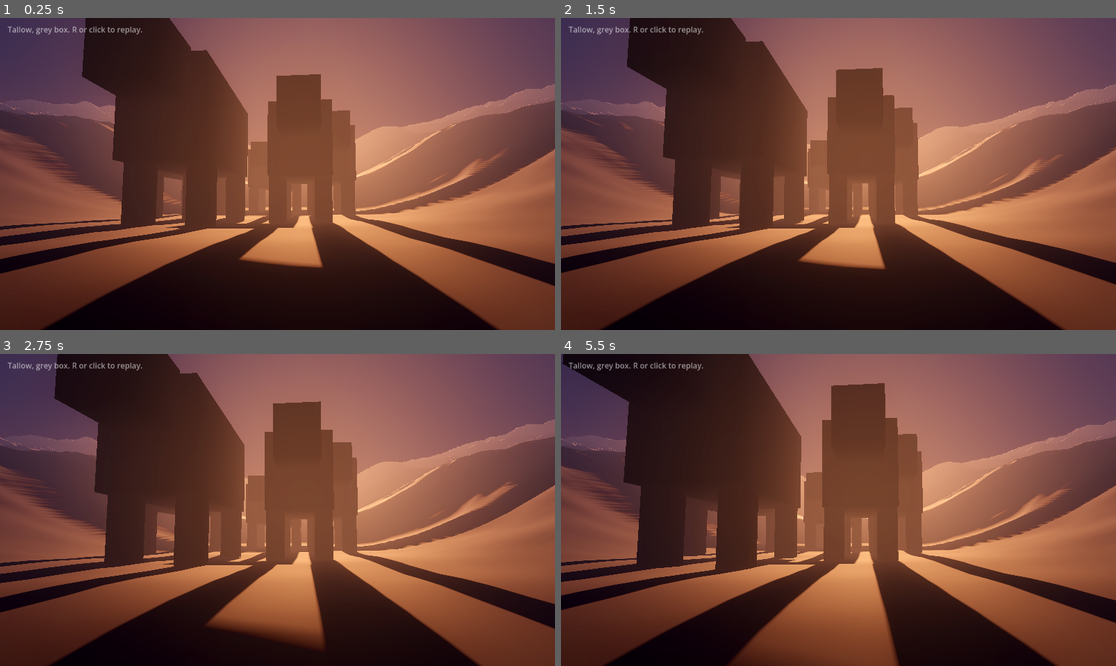
Above: before the commit, frames 1-4 (two rows, left to right).
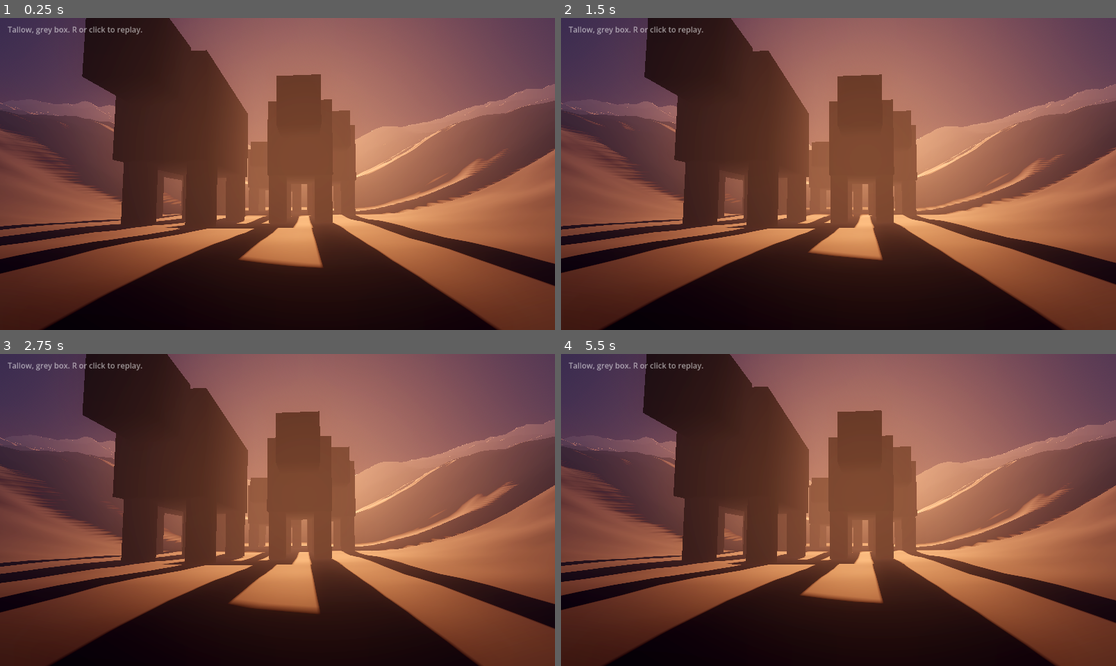
Above: after the commit, the same moments.

Repository: Huntling94/tallow
Game: Godot game, scene res://scenes/valley.tscn
Two runs of this game, one before a commit and one after it. Both use one fixed random seed, a clock stepped at 60 frames per second and the inputs below.
Inputs (mouse positions are in pixels of both pictures, inside the frame that each line leads up to):
- Up to frame 1 (0.25 s): no input
- Up to frame 2 (1.5 s): tap Enter at 0.5, 1.25 s; move the mouse to (960, 158) at 0.52 s; tap R at 0.6, 1.35 s; click (960, 158) at 0.67 s; move the mouse to (727, 189) at 1.27 s; click (727, 189) at 1.42 s
- Up to frame 3 (2.75 s): tap Enter at 2 s; move the mouse to (333, 441) at 2.02 s; tap R at 2.1 s; click (333, 441) at 2.17 s
- Up to frame 4 (5.5 s): tap Enter at 2.75, 3.5, 4.25 s; move the mouse to (810, 572) at 2.77 s; tap R every 0.75 s from 2.85 to 5.1 s; click (810, 572) at 2.92 s; move the mouse to (1005, 556) at 3.52 s; click (1005, 556) at 3.67 s; move the mouse to (672, 463) at 4.27 s; click (672, 463) at 4.42 s; move the mouse to (866, 510) at 5.02 s; click (866, 510) at 5.17 s

The runs differ from the first frame. In frame 1, less than 0.1% of the frame differs, in the area x 14-65%, y 0-66%; in frame 2, 3.1%; in frame 3, 6.1%; in frame 4, 16%, in the area x 0-66%, y 0-100%.

Commit message:
fix: replay resets the herd, left-click only, safer Pages deploys
Addresses review findings 2 to 5, 7 and 8 on #25.

Co-Authored-By: Claude Opus 5.5 <noreply@anthropic.com>

Diff:
--- a/game/src/camera/dusk_camera.gd
+++ b/game/src/camera/dusk_camera.gd
@@ -2,9 +2,7 @@
 extends Camera3D
 ## The dusk cold open: a scripted shot that starts low in the valley, looking
 ## up at the herd against the sunset, then rises back over the town and
-## settles into the angled command view. Press R or click to replay.
-
-signal shot_finished
+## settles into the angled command view. Press R or left-click to replay.
 
 const DURATION := 9.0
 
@@ -34,15 +32,16 @@
 		return
 	_time += delta
 	global_transform = pose_at(_time)
-	if _time >= DURATION:
-		_finished = true
-		shot_finished.emit()
+	_finished = _time >= DURATION
 
 
 func _unhandled_input(event: InputEvent) -> void:
 	var key := event as InputEventKey
 	var click := event as InputEventMouseButton
-	if (key and key.pressed and key.keycode == KEY_R) or (click and click.pressed):
+	if (
+		(key and key.pressed and key.keycode == KEY_R)
+		or (click and click.pressed and click.button_index == MOUSE_BUTTON_LEFT)
+	):
 		replay()
 
 
--- a/game/src/world/valley.gd
+++ b/game/src/world/valley.gd
@@ -37,6 +37,7 @@
 
 var _lamps: Array[OmniLight3D] = []
 var _beasts: Array[Node3D] = []
+var _beast_starts: Array[float] = []
 var _noise := FastNoiseLite.new()
 
 @onready var _camera: DuskCamera = $DuskCamera
@@ -53,7 +54,7 @@
 	_build_beasts(rng)
 
 
-func _process(delta: float) -> void:
+func _process(_delta: float) -> void:
 	var time := _camera.elapsed()
 	var progress := time / DuskCamera.DURATION
 	var elevation := lerpf(SUN_START, SUN_END, progress)
@@ -64,8 +65,10 @@
 		var lamp := _lamps[index]
 		var full := LAMPHOUSE_ENERGY if index == 0 else LAMP_ENERGY
 		lamp.light_energy = full * lamp_level(time, index, _lamps.size())
-	for beast: Node3D in _beasts:
-		beast.position.z += BEAST_SPEED * delta
+	# Driven by the shot clock, so a replay puts the herd back where it started.
+	for index: int in _beasts.size():
+		var beast := _beasts[index]
+		beast.position.z = _beast_starts[index] + BEAST_SPEED * time
 		beast.position.y = height_at(beast.position.x, beast.position.z)
 
 
@@ -173,6 +176,7 @@
 		beast.scale = Vector3.ONE * rng.randf_range(1.6, 2.4)
 		herd.add_child(beast)
 		_beasts.append(beast)
+		_beast_starts.append(beast.position.z)
 
 
 func _add_lamp(parent: Node3D, spot: Vector3, reach: float) -> void:
--- a/game/tests/unit/test_dusk_shot.gd
+++ b/game/tests/unit/test_dusk_shot.gd
@@ -42,10 +42,28 @@
 func test_lamps_are_dark_at_the_start_and_all_lit_by_the_end() -> void:
 	for index: int in 8:
 		assert_float(Valley.lamp_level(0.0, index, 8)).is_equal(0.0)
-		assert_float(Valley.lamp_level(Valley.LAMPS_ON_UNTIL, index, 8)).is_equal(1.0)
+		assert_float(Valley.lamp_level(Valley.LAMPS_ON_UNTIL + 0.01, index, 8)).is_equal(1.0)
 
 
 func test_the_lamphouse_lights_before_the_other_lamps() -> void:
 	var time := Valley.LAMPS_ON_FROM + 0.8
 	assert_float(Valley.lamp_level(time, 0, 8)).is_greater(Valley.lamp_level(time, 1, 8))
 	assert_float(Valley.lamp_level(time, 1, 8)).is_greater_equal(Valley.lamp_level(time, 7, 8))
+
+
+func test_the_running_shot_stops_at_its_end_and_replays_from_the_start() -> void:
+	var camera: DuskCamera = auto_free(DuskCamera.new())
+	add_child(camera)
+	for frame: int in 30:
+		camera._process(0.5)
+	assert_float(camera.elapsed()).is_equal(DuskCamera.DURATION)
+	(
+		assert_bool(
+			camera.global_transform.is_equal_approx(DuskCamera.pose_at(DuskCamera.DURATION))
+		)
+		. is_true()
+	)
+
+	camera.replay()
+	assert_float(camera.elapsed()).is_equal(0.0)
+	assert_bool(camera.global_transform.is_equal_approx(DuskCamera.pose_at(0.0))).is_true()
